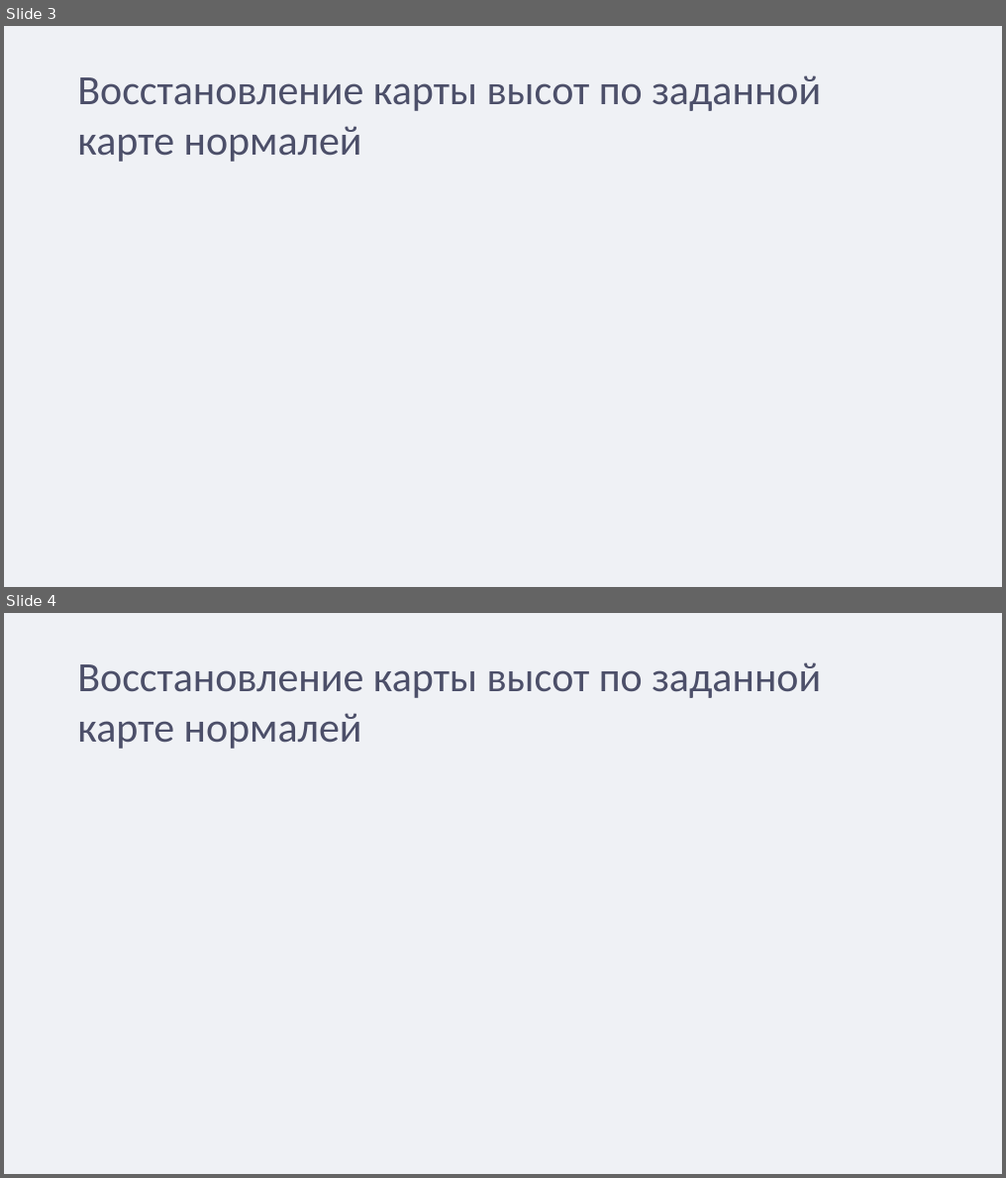
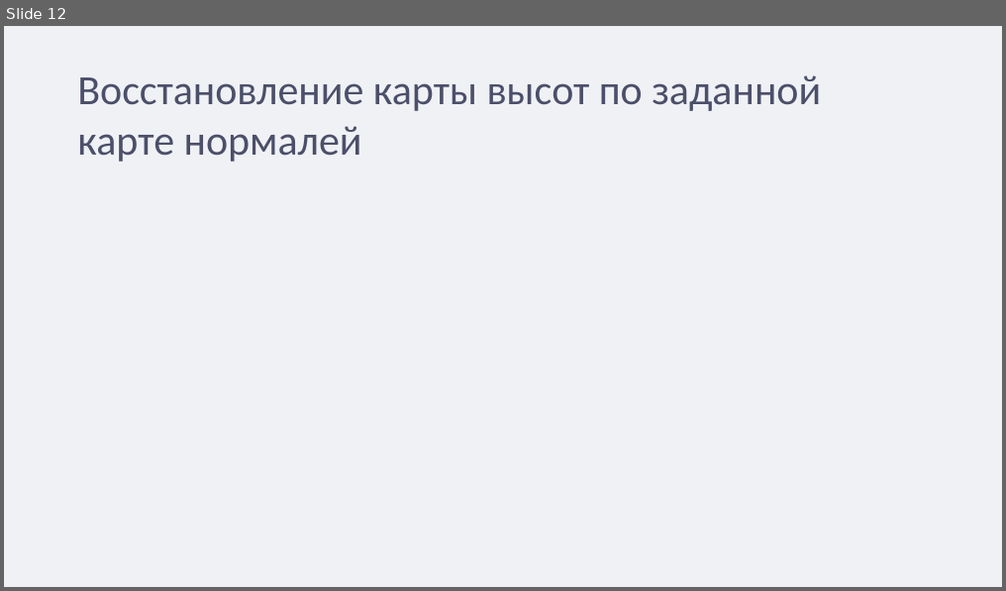
Before and after one commit to ShmakovVladimir/3d_polarization_scanner, a slide deck: presentation/презентация.odp. Shown one above the other, each under a label of ours: slides 3 and 4 before the commit, slide 12 after it. The pictures are 1006x1178 and 1006x591 pixels, drawn with LibreOffice and Linux fonts; fonts in the diff are those of the drawing. Boxes give left, top, right and bottom in pixels: in the first picture for what was removed or moved away, otherwise in the second. Text is boxed around its words. In the diff, an @@ line names an element or a change of style, - is before the commit and + after.

```diff
--- a/presentation/презентация.odp
+++ b/presentation/презентация.odp
@@ slide 4 removed at (4,613,1002,1174), background #EFF1F5 @@
@@ title removed at (77,663,821,749) @@
-Восстановление карты высот по заданной карте нормалей
@@ what was slide 3 is now slide 12 @@
```
Also in this commit, not shown: 1 slide changed, 10 slides added, 6 other files.
